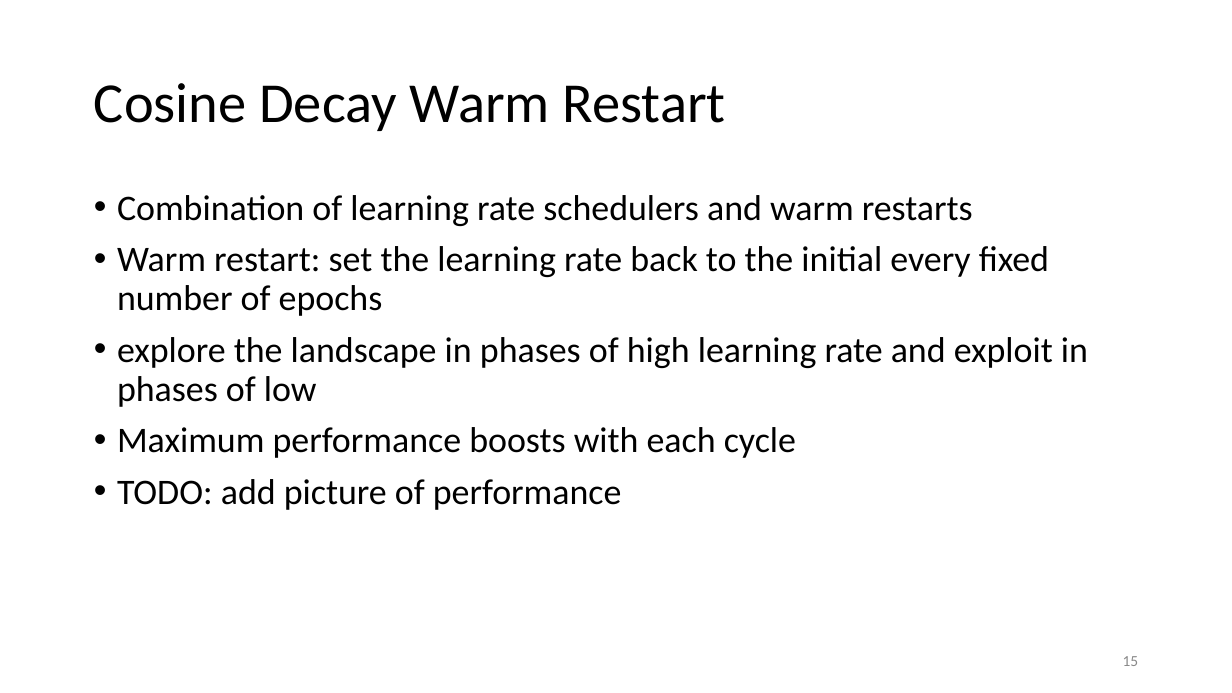
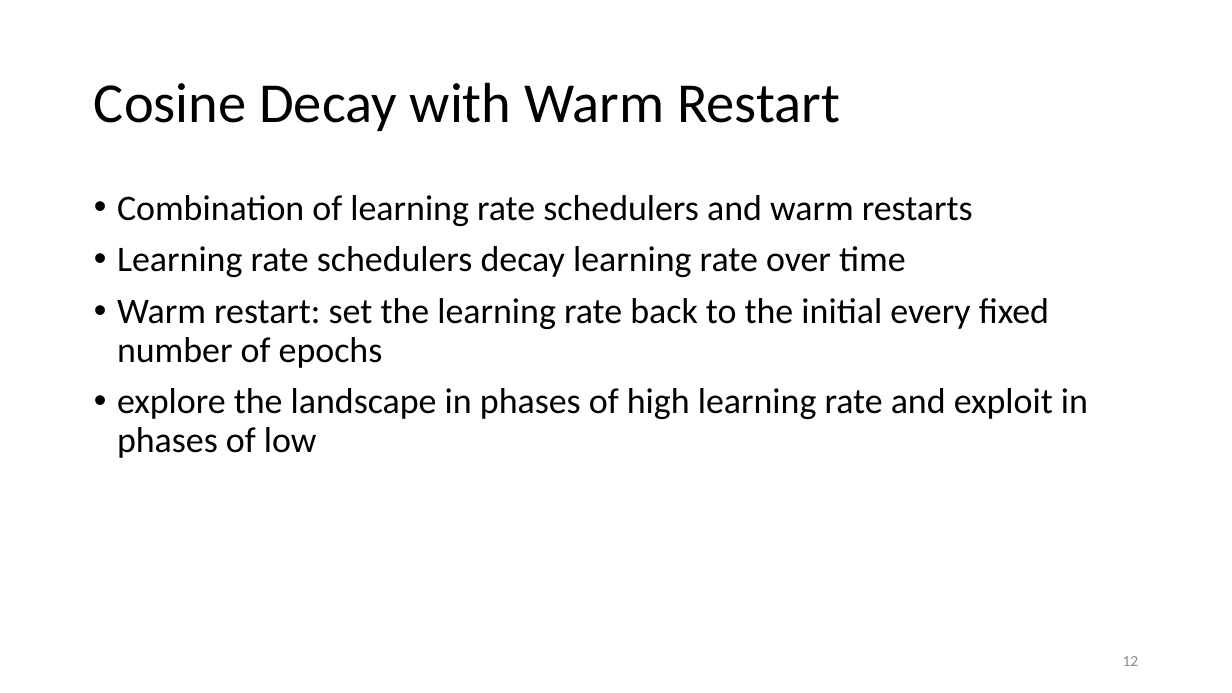
Before and after one commit to philippvb/Bachelorarbeit, a slide deck: slide 12 of presentation/Bachelorthesis_Presentation.odp (slide 15 before the commit). Drawn at 1232x693 pixels with LibreOffice and Linux fonts; fonts in the diff are those of the drawing. Boxes give left, top, right and bottom in pixels: in the first picture for what was removed or moved away, otherwise in the second. Text is boxed around its words. In the diff, an @@ line names an element or a change of style, - is before the commit and + after.

```diff
--- a/presentation/Bachelorthesis_Presentation.odp
+++ b/presentation/Bachelorthesis_Presentation.odp
@@ title at [94,82,840,131]: text changed @@
-Cosine Decay Warm Restart
+Cosine Decay with Warm Restart
@@ text at [117,246,906,277]: paragraph added @@
+• Learning rate schedulers decay learning rate over time
@@ text at [117,427,796,510]: paragraphs removed @@
-• Maximum performance boosts with each cycle
-• TODO: add picture of performance
@@ page number at [1123,656,1139,666]: text changed @@
-15
+12
```
Also in this commit, not shown: 20 other slides changed, 16 slides added, 5 slides removed, 21 other files.
